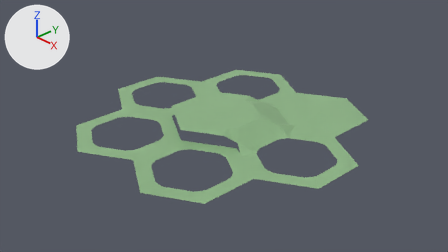
An edit to the Blender file Art/hex/hex_v2.blend, drawn before and after from the same camera.
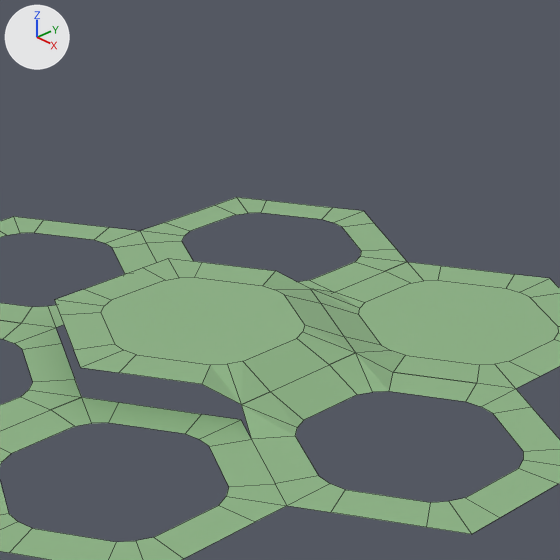
Each version appears first from the file's camera 'Camera', and next in a close-up on the part from 34% to 78% of the width and 0% to 79% of the height. The lights are fixed; the arrows at upper left show +X, +Y and +Z. The close-ups show mesh edges as thin lines.

The first close-up shows '_base.007', '_base.008', '_base.009', '_base.010', '_base.011', '_base.012', '_base.013'.
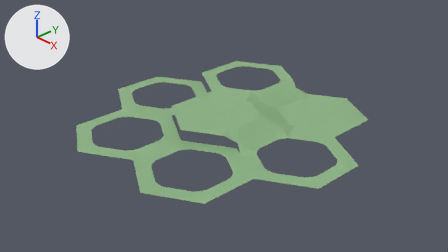
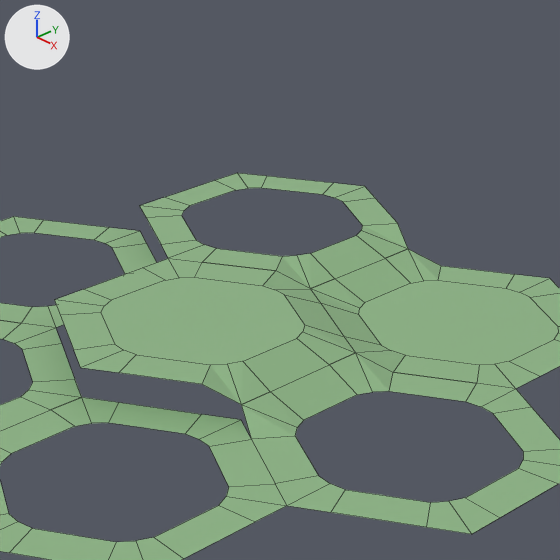
Where the change shows, as pixel boxes [x1, y1, x2, y2] in the close-ups (560 x 560 px; the box of a moved part takes in the faces that stretch with it):
'_base.008', reshaped
    before: [311, 262, 560, 388]
    after: [311, 249, 560, 388]
'_base.009', reshaped, moved
    before: [140, 197, 407, 292]
    after: [140, 173, 408, 289]
part 1 of me_circle_020, moved or reshaped
    before: [312, 262, 441, 308]
    after: [311, 249, 441, 308]
part 2 of me_circle_021, moved or reshaped
    before: [298, 249, 407, 292]
    after: [276, 223, 408, 289]

Diff of the bpy script that builds the scene:
```diff
--- a/Art/hex/hex_v2.blend.py
+++ b/Art/hex/hex_v2.blend.py
@@ me_circle_020 @@
 me_circle_020.from_pydata(...)  # 36 vertices, 19 faces; spans x -1.53..1.53, y -1.53..1.53, z 0.0..0.16
 # used by ob_base_008; location = (0.866, 1.5, 0.0); rotation_euler = (0.0, 0.0, 0.785), in degrees (0, 0, 45); scale = (0.63, 0.63, 0.63)
 # before: 18 (-1.26, 0.68, 0.0) at pixel (334, 292), 19 (-0.68, 1.26, 0.0) at pixel (384, 271), 21 (-0.41, 1.53, 0.0) at pixel (407, 261)
+# me_circle_020 part 1
+for i in [18, 19, 21]: me_circle_020.vertices[i].co += Vector((0.0, 0.0, 0.16))
 me_circle_020.materials.append(mat_1_s_coast)
@@ me_circle_021 @@
 me_circle_021.from_pydata(...)  # 36 vertices, 18 faces; spans x -1.53..1.53, y -1.53..1.53, z 0.0
 # used by ob_base_009; location = (-0.866, 1.5, 0.0); rotation_euler = (0.0, 0.0, 0.785), in degrees (0, 0, 45); scale = (0.63, 0.63, 0.63)
 # before: 24 (0.41, -1.53, 0.0), 25 (1.53, -0.41, 0.0) at pixel (407, 261), 26 (0.68, -1.26, 0.0) at pixel (334, 292), 27 (1.26, -0.68, 0.0) at pixel (384, 271)
+# me_circle_021 part 2
+for i in [*range(24, 28)]: me_circle_021.vertices[i].co += Vector((0.0, 0.0, -0.16))
 me_circle_021.materials.append(mat_1_s_coast)
@@ ob_base_009 @@
 ob_base_009 = bpy.data.objects.new('_base.009', me_circle_021)
-ob_base_009.location = (-0.866, 1.5, 0.0)
+ob_base_009.location = (-0.866, 1.5, 0.2)
 ob_base_009.rotation_euler = (0.0, 0.0, 0.785)  # degrees (0, 0, 45)
```
